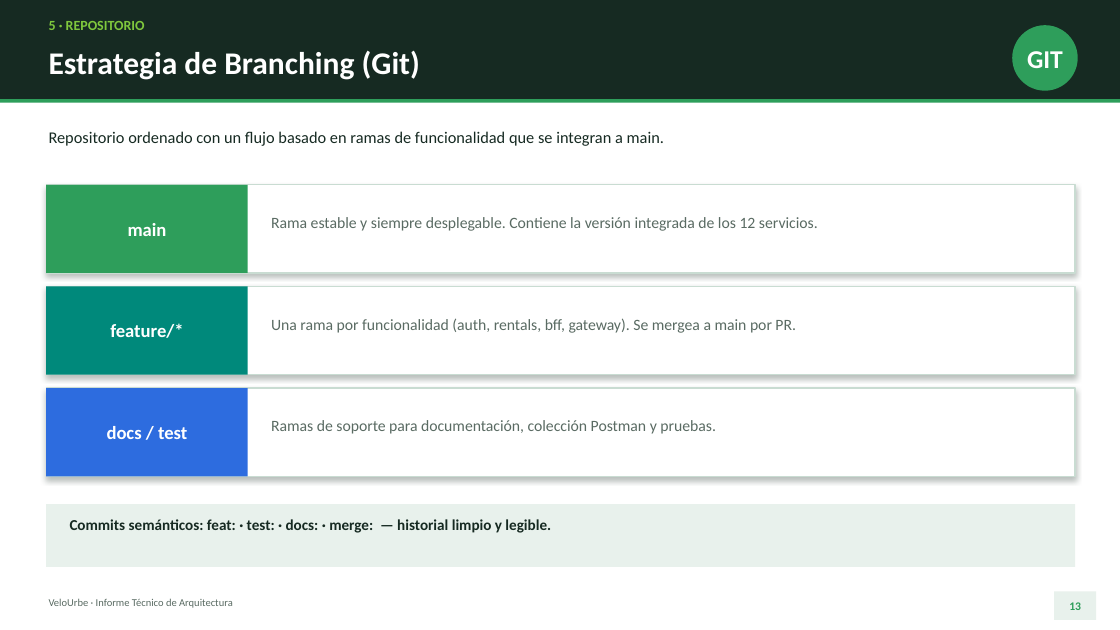
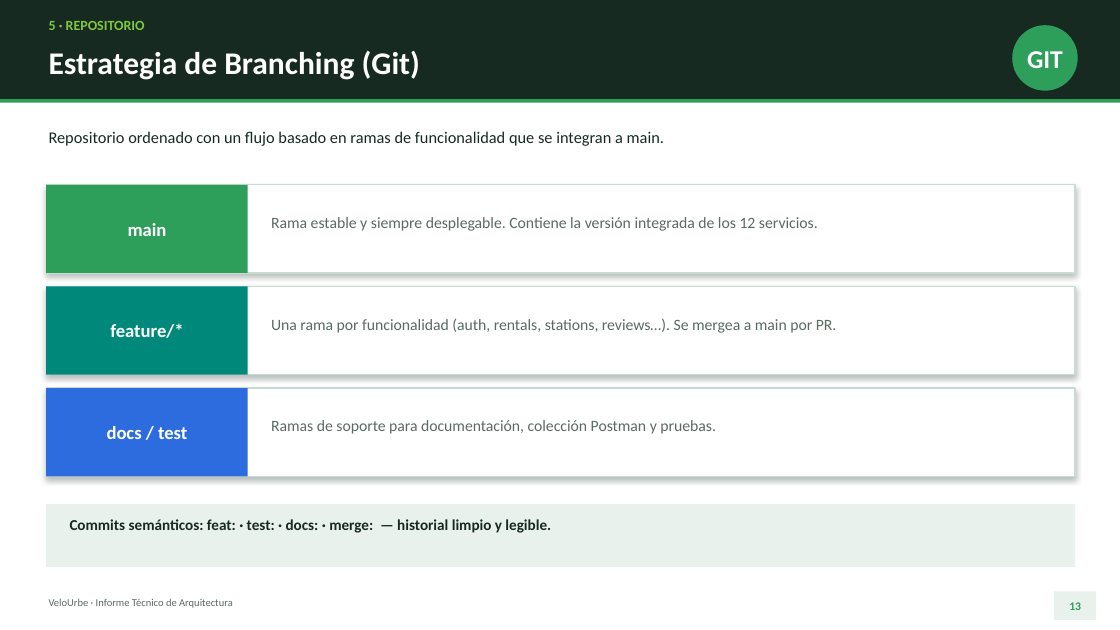
Before and after one commit to ethan1213/velourbe-platform, a slide deck: slide 13 of Presentacion VeloUrbe.pptx. Drawn at 1120x630 pixels with LibreOffice and Linux fonts; fonts in the diff are those of the drawing. Boxes give left, top, right and bottom in pixels: in the first picture for what was removed or moved away, otherwise in the second. Text is boxed around its words. In the diff, an @@ line names an element or a change of style, - is before the commit and + after.

```diff
--- a/Presentacion VeloUrbe.pptx
+++ b/Presentacion VeloUrbe.pptx
@@ text at (x1=271, y1=318, x2=837, y2=333): text changed @@
-Una rama por funcionalidad (auth, rentals, bff, gateway). Se mergea a main por PR.
+Una rama por funcionalidad (auth, rentals, stations, reviews…). Se mergea a main por PR.
```
Also in this commit, not shown: 6 other slides changed.
